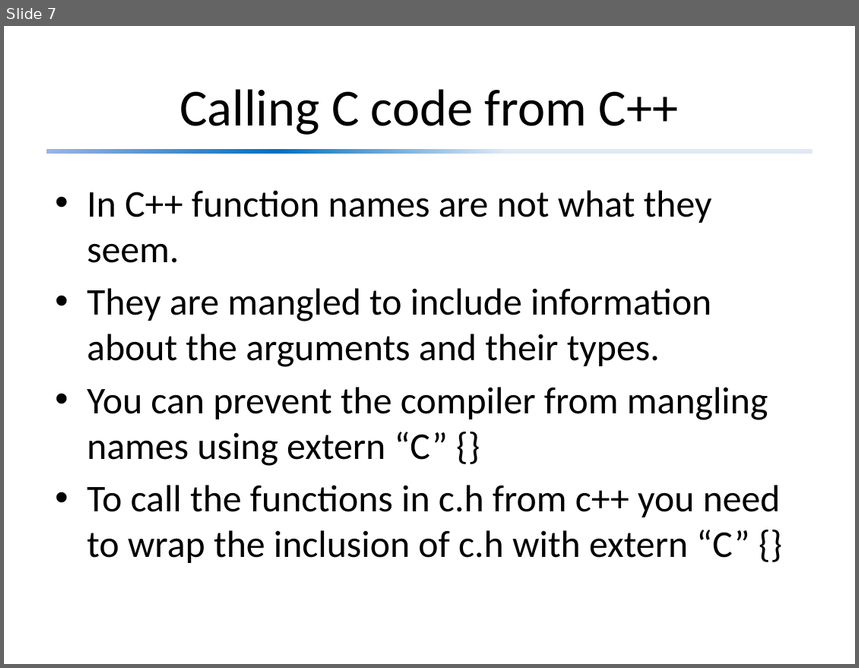
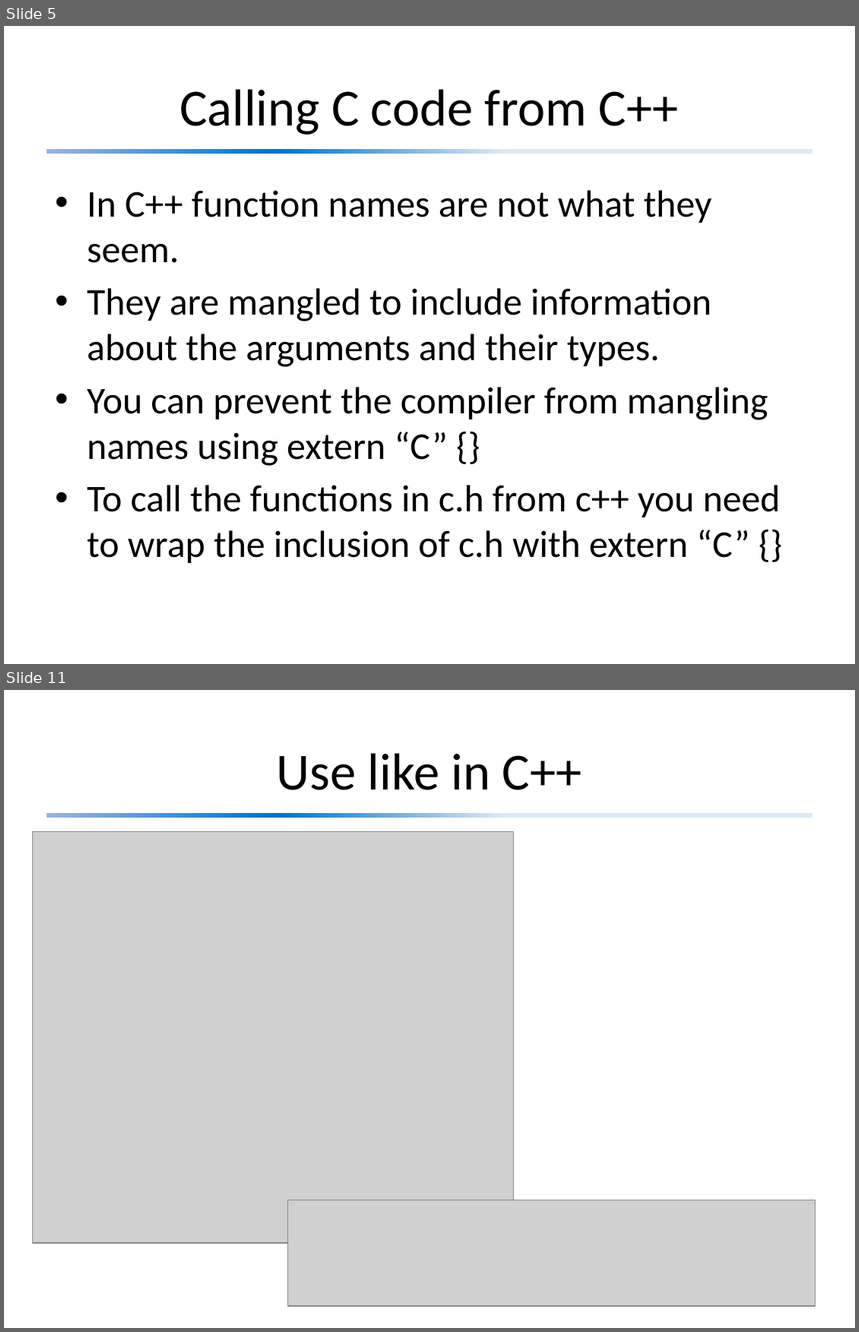
Before and after one commit to david-sackstein/solid-c-cpp, a slide deck: Module 5 - Object Oriented Design and C.pptx. Shown one above the other, each under a label of ours: slide 7 before the commit, slides 5 and 11 after it; the slides between them are not shown. The pictures are 859x668 and 859x1332 pixels, drawn with LibreOffice and Linux fonts; fonts in the diff are those of the drawing; grey boxes stand for pictures. Boxes give left, top, right and bottom in pixels: in the first picture for what was removed or moved away, otherwise in the second. Text is boxed around its words. In the diff, an @@ line names an element or a change of style, - is before the commit and + after.

```diff
--- a/Module 5 - Object Oriented Design and C.pptx
+++ b/Module 5 - Object Oriented Design and C.pptx
@@ slide 11 added at (4, 690, 855, 1328), background #FFFFFF; not listed: 1 template element that a slide beside it also shows @@
@@ title added at (277, 753, 582, 790), 44 pt, text #000000 @@
+Use like in C++
@@ picture added at (32, 832, 513, 1243) @@
@@ picture added at (287, 1200, 815, 1306) @@
@@ what was slide 7 is now slide 5 @@
```
Also in this commit, not shown: 3 slides changed, 5 other slides added, 2 slides removed.
